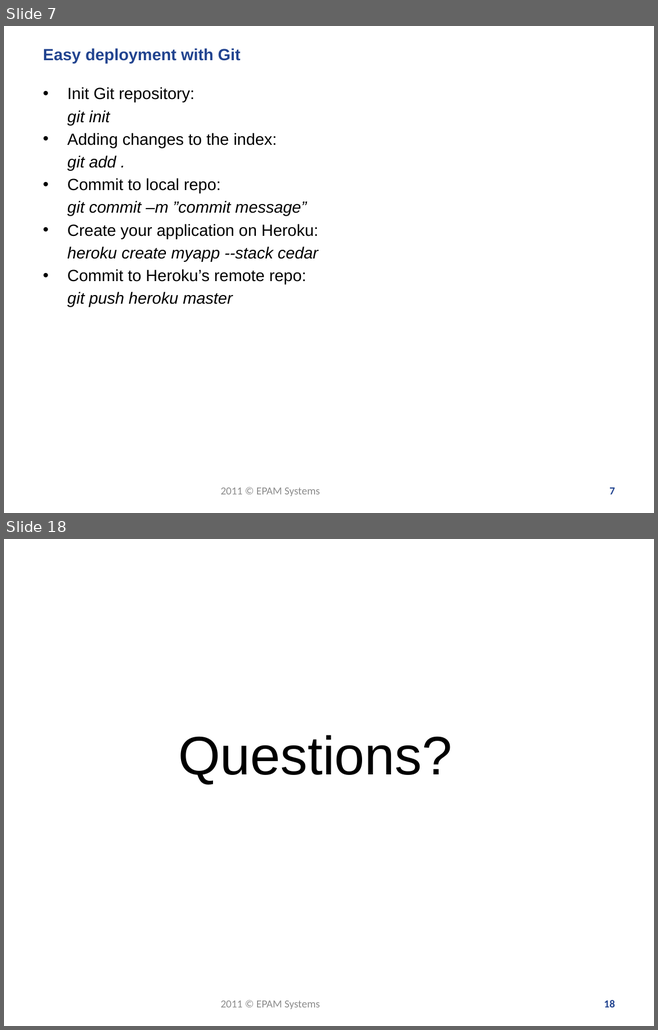
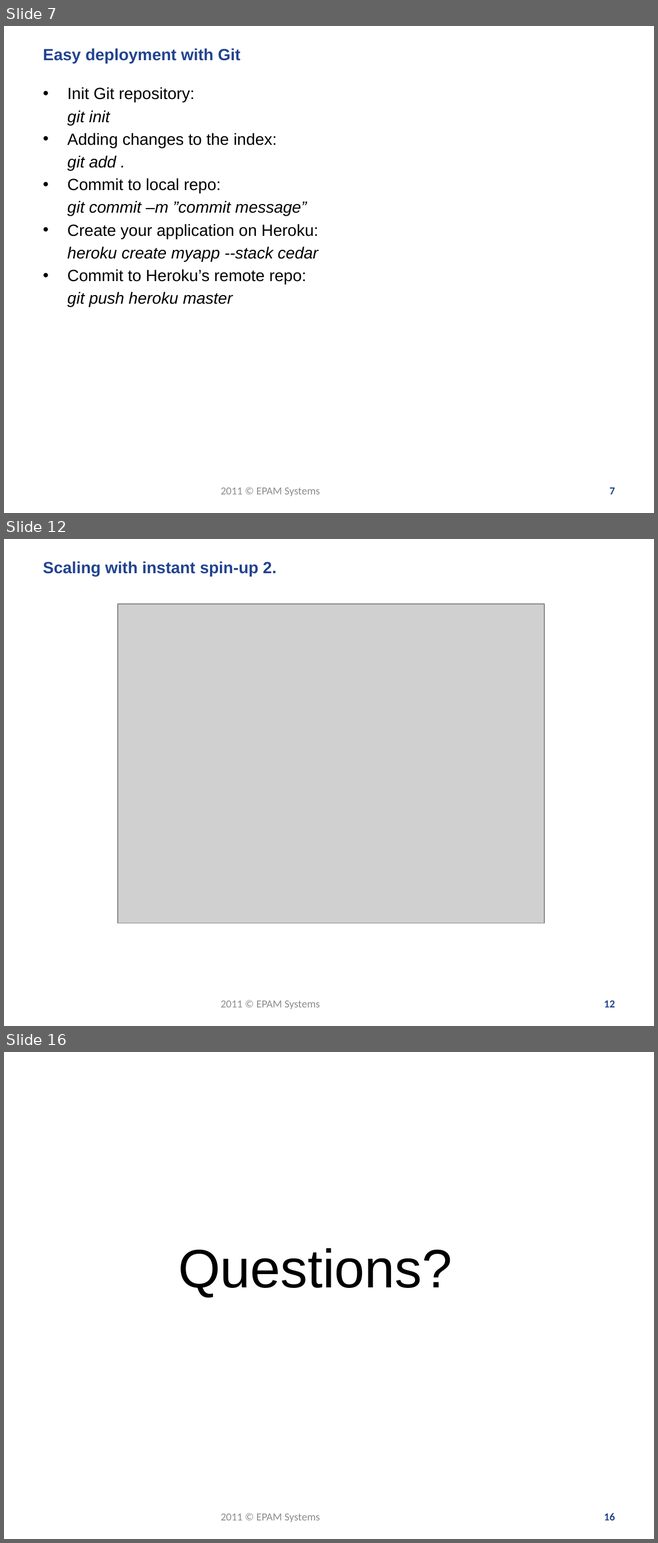
Before and after one commit to zgorbe/Heroku-HelloWorld, a slide deck: Heroku - meetup.pptx. Shown one above the other, each under a label of ours: slides 7 and 18 before the commit, slides 7, 12 and 16 after it; the slides between them are not shown. The pictures are 658x1030 and 658x1543 pixels, drawn with LibreOffice and Linux fonts; fonts in the diff are those of the drawing; grey boxes stand for pictures; background and template pictures are left out. Boxes give left, top, right and bottom in pixels: in the first picture for what was removed or moved away, otherwise in the second. Text is boxed around its words. In the diff, an @@ line names an element or a change of style, - is before the commit and + after.

```diff
--- a/Heroku - meetup.pptx
+++ b/Heroku - meetup.pptx
@@ slide 12 added at bbox=[4, 539, 654, 1026], background #FFFFFF @@
@@ title added at bbox=[43, 561, 276, 576], 18 pt, text #21438F, bold @@
+Scaling with instant spin-up 2.
@@ picture added at bbox=[118, 604, 544, 924] @@
@@ text added at bbox=[220, 1001, 320, 1009], 12 pt, text #8C8C8C @@
+2011 © EPAM Systems
@@ page number added at bbox=[604, 1001, 615, 1008], 12 pt, text #21438F, bold @@
+12
@@ what was slide 18 is now slide 16 @@
@@ page number at bbox=[604, 1513, 615, 1521]: text changed @@
-18
+16
```
Also in this commit, not shown: 8 slides changed, 1 other slide added, 4 slides removed, 1 other file.
